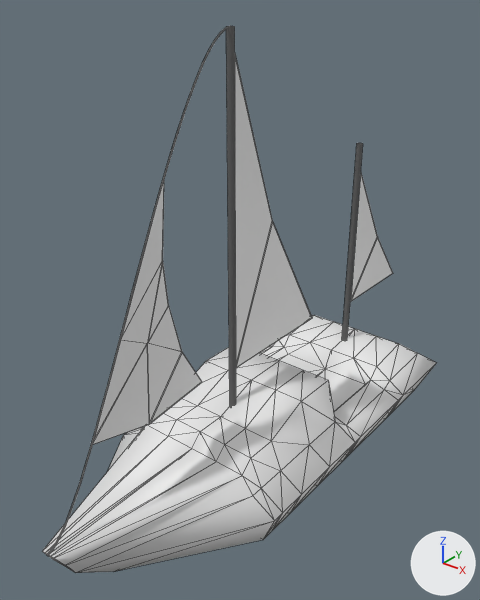
Renders of the OBJ model Project 2/Project 2/models/sail.obj from each side of a commit.
Camera for both pictures: a 50 mm lens placed at (5.75, -7.0, 7.56), pointed at (-0.18, 0.43, 2.96). The axes (+X, +Y, +Z) are drawn at lower right. The lights are the same throughout. Mesh edges are drawn as thin lines. Where no turn or scale is listed for an object, it has been applied to the vertices.

Names of what the first picture shows: 'Hull_BezierCurve', 'Sail_BezierCurve.001'.
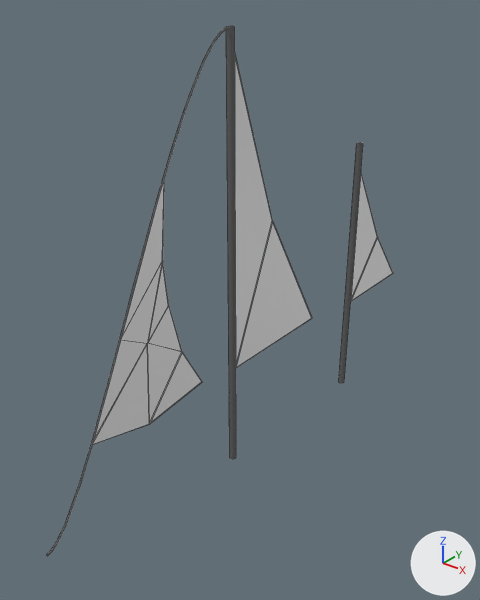
Where the change shows, as pixel boxes (x1, y1, x2, y2) in the pictures (480 x 600 px):
'Hull_BezierCurve', deleted: before (43, 315, 436, 573)

What changed in the scene script:
```text
Remove ob_hull_beziercurve:
    ob_hull_beziercurve = bpy.data.objects.new('Hull_BezierCurve', me_hull_beziercurve)
    ob_hull_beziercurve.location = (0.0, 0.0, 0.0)
```
